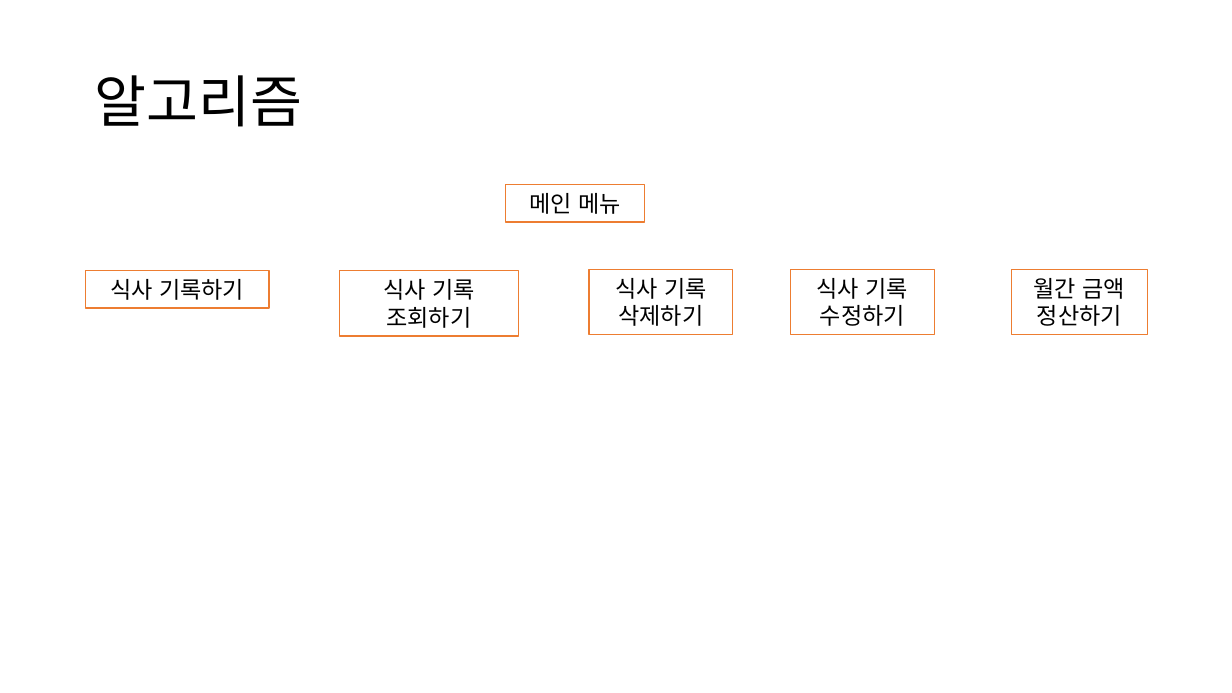
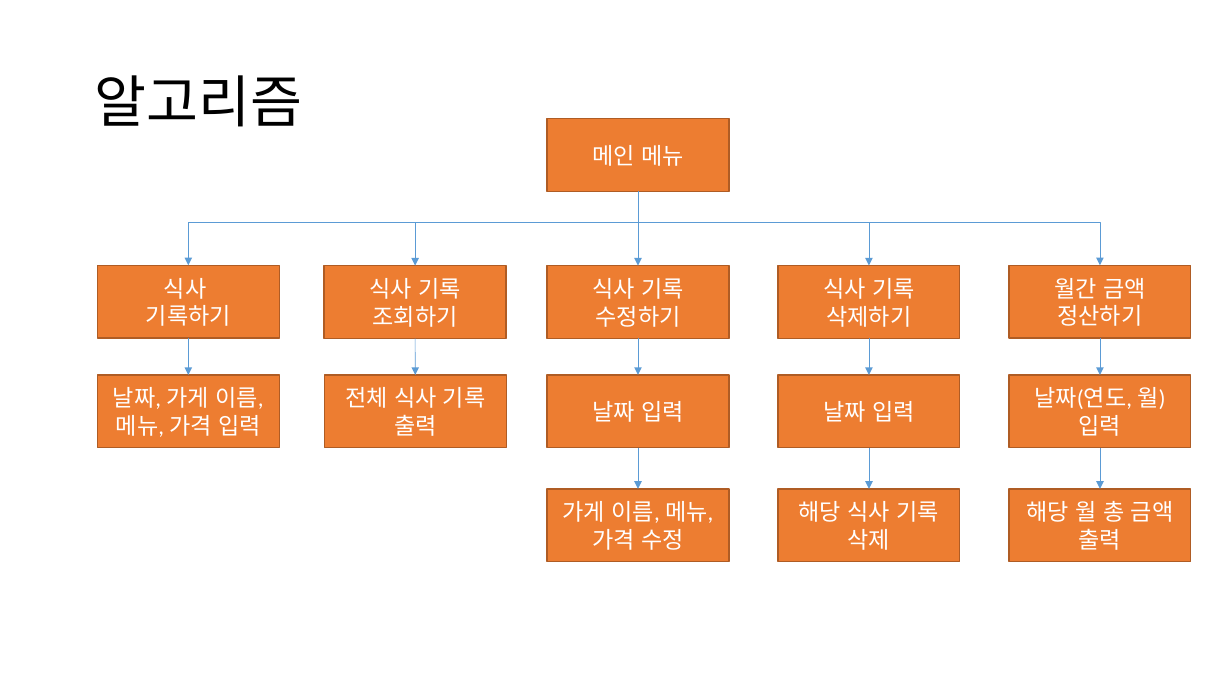
Before and after one commit to yesuel04/my_backend, a slide deck: slide 3 of vsJava/java/src/project/식사 기록 프로그램.pptx. Drawn at 1232x693 pixels with LibreOffice and Linux fonts; fonts in the diff are those of the drawing. Boxes give left, top, right and bottom in pixels: in the first picture for what was removed or moved away, otherwise in the second. Text is boxed around its words. In the diff, an @@ line names an element or a change of style, - is before the commit and + after.

```diff
--- a/vsJava/java/src/project/식사 기록 프로그램.pptx
+++ b/vsJava/java/src/project/식사 기록 프로그램.pptx
@@ rectangle "메인 메뉴": place and size @@
-rectangle "메인 메뉴" at (506, 185, 645, 222)
+rectangle "메인 메뉴" at (547, 119, 729, 192)
@@ arrow added from (639, 191) to (639, 265), #5B9BD5 0.5 pt @@
@@ elbow arrow added from (639, 223) to (189, 265), #5B9BD5 0.5 pt @@
@@ arrow added from (415, 224) to (415, 265), #5B9BD5 0.5 pt @@
@@ elbow arrow added from (639, 223) to (1100, 265), #5B9BD5 0.5 pt @@
@@ arrow added from (869, 223) to (869, 265), #5B9BD5 0.5 pt @@
@@ rectangle "식사": place and size @@
-rectangle "식사" at (85, 271, 269, 308)
+rectangle "식사" at (97, 265, 279, 338)
@@ rectangle "식사" at (97, 265, 279, 338): vertical alignment top to middle; fill #FFFFFF to #ED7D31; outline #ED7D31 1 pt to #AF5C24 1 pt @@
@@ rectangle "식사 기록 조회하기": place and size @@
-rectangle "식사 기록 조회하기" at (339, 271, 518, 336)
+rectangle "식사 기록 조회하기" at (324, 265, 506, 338)
@@ text colour #000000 to #FFFFFF; vertical alignment top to middle; fill #FFFFFF to #ED7D31; outline #ED7D31 1 pt to #AF5C24 1 pt in 5 elements at (324, 265, 506, 338), (1009, 265, 1191, 338), (547, 119, 729, 192), (778, 265, 960, 338), (547, 265, 729, 338) @@
@@ rectangle "식사 기록 수정하기": place and size @@
-rectangle "식사 기록 수정하기" at (791, 270, 935, 335)
+rectangle "식사 기록 수정하기" at (547, 265, 729, 338)
@@ rectangle "식사 기록 삭제하기": place and size @@
-rectangle "식사 기록 삭제하기" at (589, 270, 733, 335)
+rectangle "식사 기록 삭제하기" at (778, 265, 960, 338)
@@ rectangle "월간 금액 정산하기": place and size @@
-rectangle "월간 금액 정산하기" at (1011, 270, 1147, 335)
+rectangle "월간 금액 정산하기" at (1009, 265, 1191, 338)
@@ text in rectangle at (146, 278, 231, 326): text changed; text colour #000000 to #FFFFFF @@
-식사 기록하기
+식사
+기록하기
@@ arrow added from (189, 338) to (189, 375), #5B9BD5 0.5 pt @@
@@ arrow added from (415, 338) to (415, 375), #5B9BD5 0.5 pt @@
@@ arrow added from (639, 338) to (639, 375), #5B9BD5 0.5 pt @@
@@ arrow added from (869, 338) to (869, 375), #5B9BD5 0.5 pt @@
@@ arrow added from (1100, 338) to (1100, 375), #5B9BD5 0.5 pt @@
@@ rectangle added at (97, 375, 279, 448), fill #ED7D31, outline #AF5C24 1 pt, 18 pt, text #FFFFFF @@
+날짜, 가게 이름, 메뉴, 가격 입력
@@ rectangle added at (324, 375, 506, 448), fill #ED7D31, outline #AF5C24 1 pt, 18 pt, text #FFFFFF @@
+전체 식사 기록 출력
@@ rectangle added at (547, 375, 729, 448), fill #ED7D31, outline #AF5C24 1 pt, 18 pt, text #FFFFFF @@
+날짜 입력
@@ rectangle added at (778, 375, 960, 448), fill #ED7D31, outline #AF5C24 1 pt, 18 pt, text #FFFFFF @@
+날짜 입력
@@ rectangle added at (1009, 375, 1191, 448), fill #ED7D31, outline #AF5C24 1 pt, 18 pt, text #FFFFFF @@
+날짜(연도, 월) 입력
@@ arrow added from (639, 448) to (639, 489), #5B9BD5 0.5 pt @@
@@ arrow added from (869, 448) to (869, 489), #5B9BD5 0.5 pt @@
@@ arrow added from (1100, 448) to (1100, 489), #5B9BD5 0.5 pt @@
@@ rectangle added at (547, 489, 729, 562), fill #ED7D31, outline #AF5C24 1 pt, 18 pt, text #FFFFFF @@
+가게 이름, 메뉴, 가격 수정
@@ rectangle added at (778, 489, 960, 562), fill #ED7D31, outline #AF5C24 1 pt, 18 pt, text #FFFFFF @@
+해당 식사 기록 삭제
@@ rectangle added at (1009, 489, 1191, 562), fill #ED7D31, outline #AF5C24 1 pt, 18 pt, text #FFFFFF @@
+해당 월 총 금액 출력
```
Also in this commit, not shown: 2 other slides changed, 1 slide added, 32 other files.
